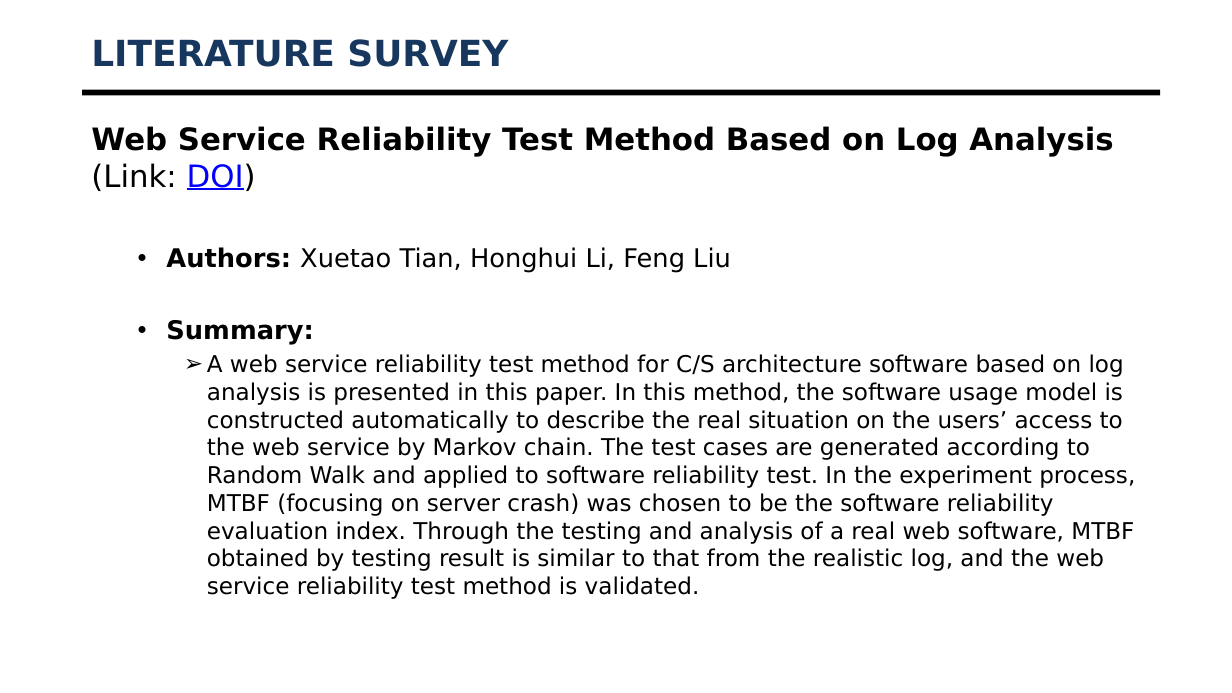
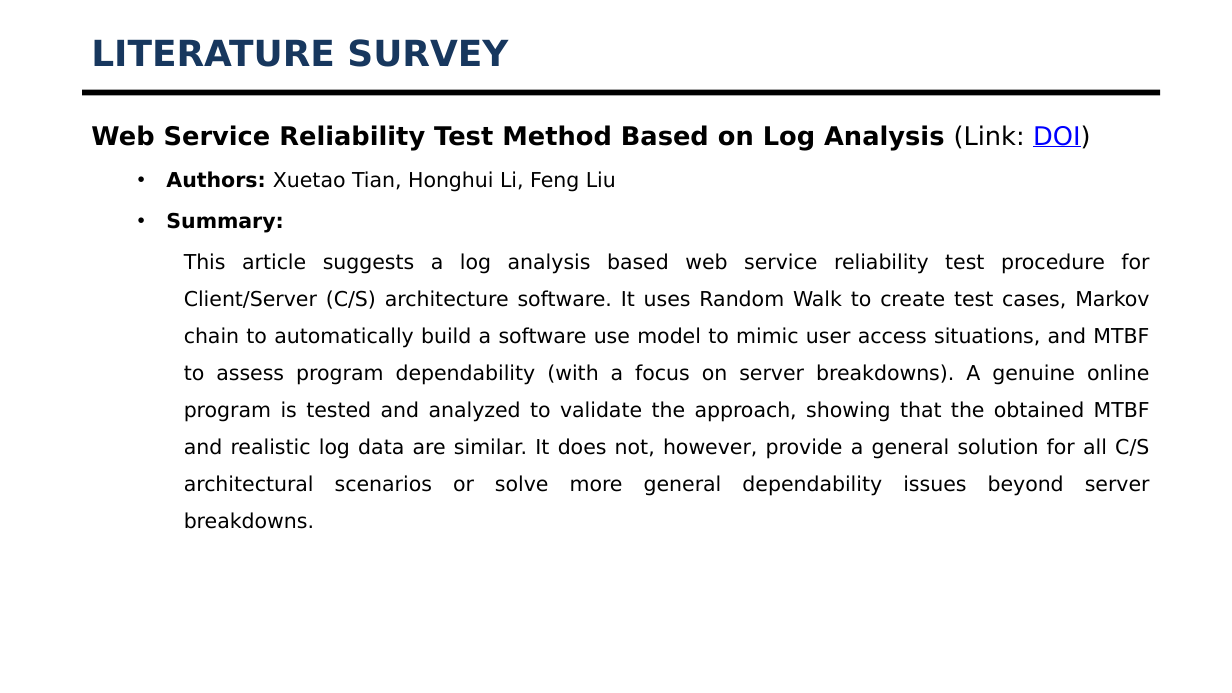
Before and after one commit to KiranspaceLDR/AI-Server-Log-Mangement-Software, a slide deck: slide 6 of Documentation/20201CEI0161_Final_Presentation.pptx. Drawn at 1232x693 pixels with LibreOffice and Linux fonts; fonts in the diff are those of the drawing; background and template pictures are left out. Boxes give left, top, right and bottom in pixels: in the first picture for what was removed or moved away, otherwise in the second. Text is boxed around its words. In the diff, an @@ line names an element or a change of style, - is before the commit and + after.

```diff
--- a/Documentation/20201CEI0161_Final_Presentation.pptx
+++ b/Documentation/20201CEI0161_Final_Presentation.pptx
@@ text at <box>91,125,1091,233</box>: size 24 to 20 pt in "Web Service Reliability Test Method Based on ..."; size 20 to 16 pt in "Authors: Xuetao Tian, Honghui Li, Feng Liu", "Summary:"; alignment left to justified; line spacing 1 to 1.5 @@
@@ text at <box>184,253,1150,496</box>: text changed; size 18 to 16 pt @@
-    ➢ A web service reliability test method for C/S architecture software based on log analysis is presented in this paper. In this method, the software usage model is constructed automatically to describe the real situation on the users’ access to the web service by Markov chain. The test cases are generated according to Random Walk and applied to software reliability test. In the experiment process, MTBF (focusing on server crash) was chosen to be the software reliability evaluation index. Through the testing and analysis of a real web software, MTBF obtained by testing result is similar to that from the realistic log, and the web service reliability test method is validated.
+    This article suggests a log analysis based web service reliability test procedure for Client/Server (C/S) architecture software. It uses Random Walk to create test cases, Markov chain to automatically build a software use model to mimic user access situations, and MTBF to assess program dependability (with a focus on server breakdowns). A genuine online program is tested and analyzed to validate the approach, showing that the obtained MTBF and realistic log data are similar. It does not, however, provide a general solution for all C/S architectural scenarios or solve more general dependability issues beyond server breakdowns.
```
Also in this commit, not shown: 21 other slides changed, 4 slides removed, 4 other files.
